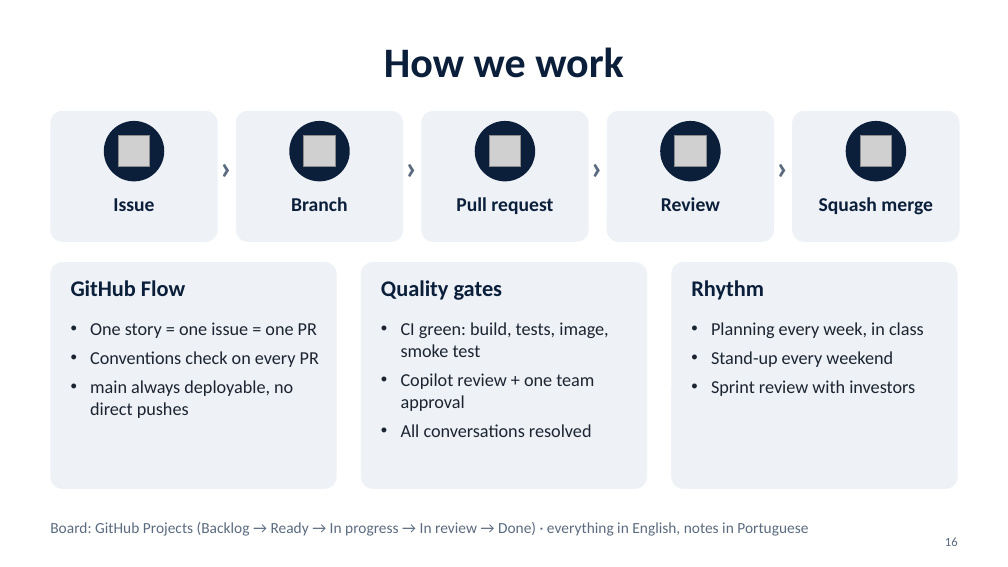
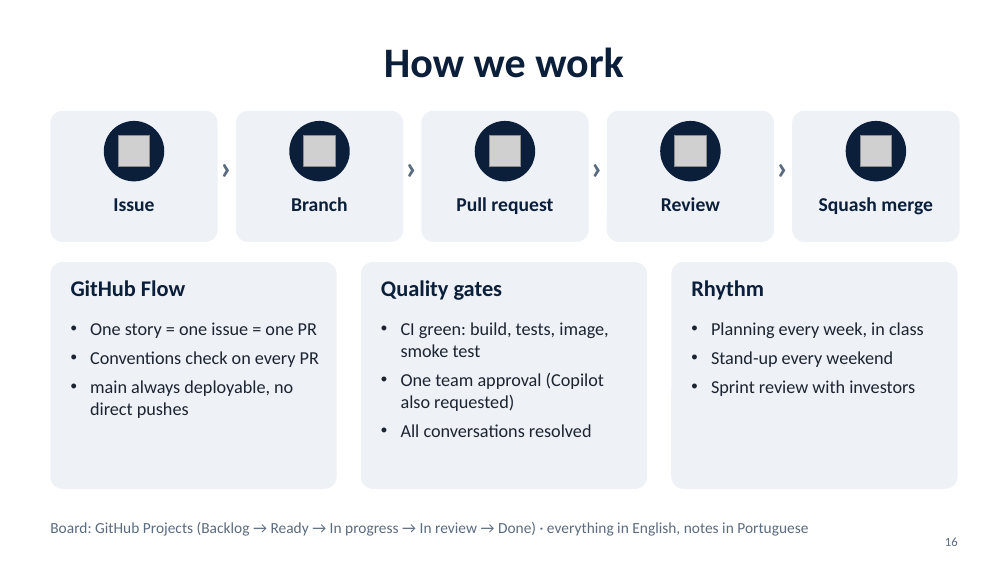
Before and after one commit to tomasoliveira21/LABDSOF, a slide deck: slide 16 of Docs/Presentation/Farol_Sprint_A_Presentation.pptx. Drawn at 1008x567 pixels with LibreOffice and Linux fonts; fonts in the diff are those of the drawing; grey boxes stand for pictures. Boxes give left, top, right and bottom in pixels: in the first picture for what was removed or moved away, otherwise in the second. Text is boxed around its words. In the diff, an @@ line names an element or a change of style, - is before the commit and + after.

```diff
--- a/Docs/Presentation/Farol_Sprint_A_Presentation.pptx
+++ b/Docs/Presentation/Farol_Sprint_A_Presentation.pptx
@@ text at bbox=[401, 373, 604, 411]: text changed @@
-• Copilot review + one team approval
+• One team approval (Copilot also requested)
```
Also in this commit, not shown: 2 other slides changed, 1 other file.
